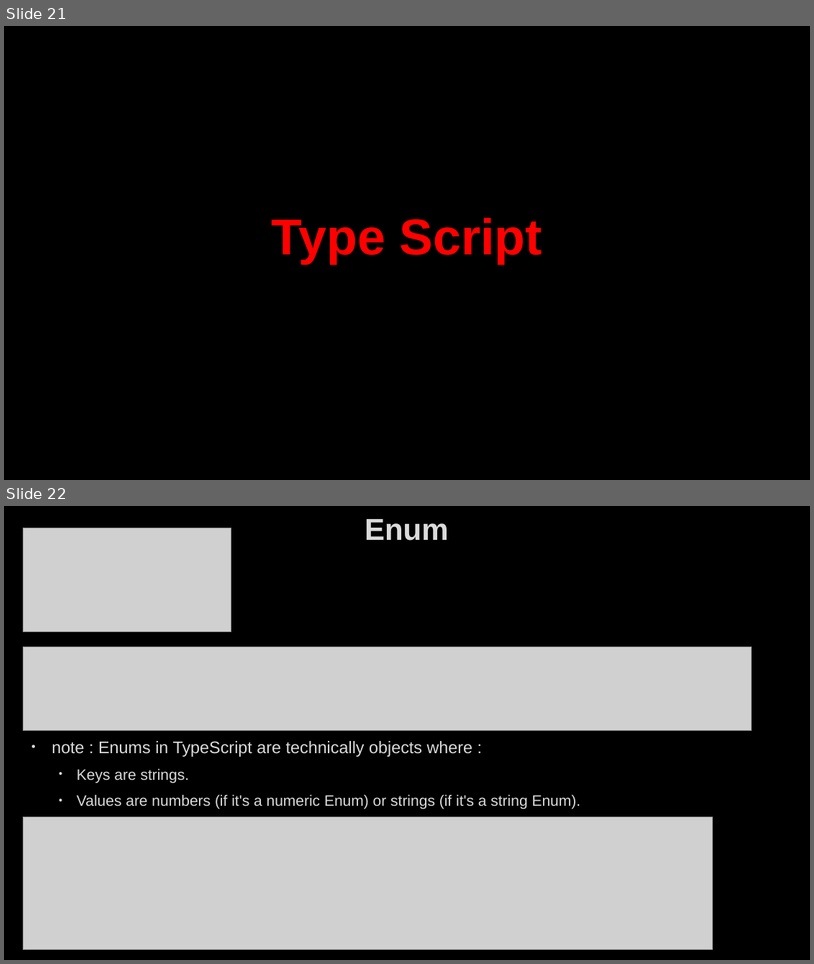
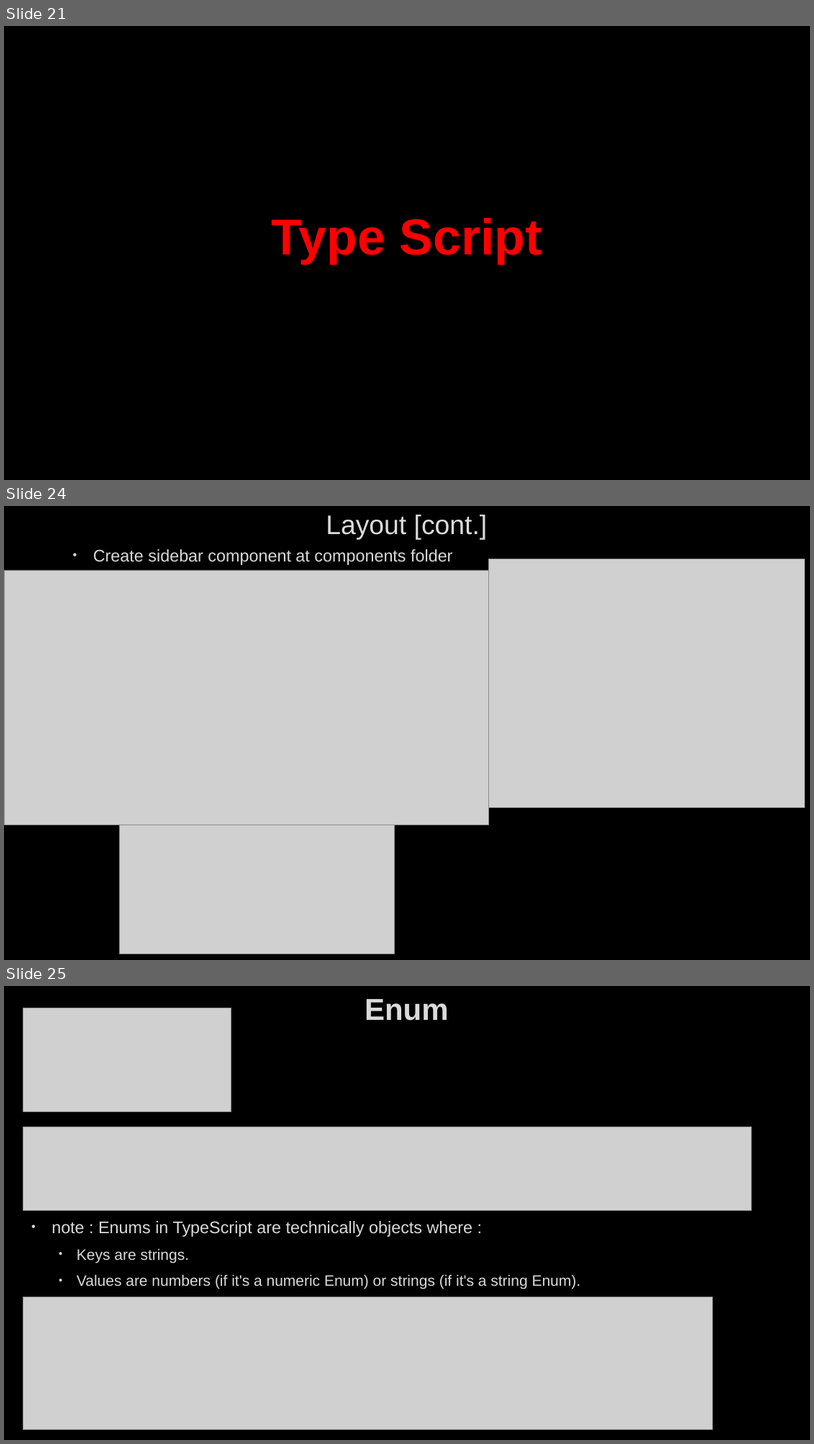
Before and after one commit to AhmedMohamedSamir1/Summary, a slide deck: Angular & type script/Angular.pptx. Shown one above the other, each under a label of ours: slides 21 and 22 before the commit, slides 21, 24 and 25 after it; the slides between them are not shown. The pictures are 814x964 and 814x1444 pixels, drawn with LibreOffice and Linux fonts; fonts in the diff are those of the drawing; grey boxes stand for pictures; background and template pictures are left out. Boxes give left, top, right and bottom in pixels: in the first picture for what was removed or moved away, otherwise in the second. Text is boxed around its words. In the diff, an @@ line names an element or a change of style, - is before the commit and + after.

```diff
--- a/Angular & type script/Angular.pptx
+++ b/Angular & type script/Angular.pptx
@@ slide 24 added at [4,506,810,960], background picture (left out) @@
@@ title added at [326,515,488,540], 32 pt, text #DADADA @@
+Layout [cont.]
@@ picture added at [4,570,489,824] @@
@@ text added at [93,549,453,565], 20 pt, text #DADADA @@
+• Create sidebar component at components folder
@@ picture added at [489,559,805,807] @@
@@ picture added at [119,824,395,954] @@
@@ what was slide 22 is now slide 25 @@
```
Also in this commit, not shown: 2 other slides added.
